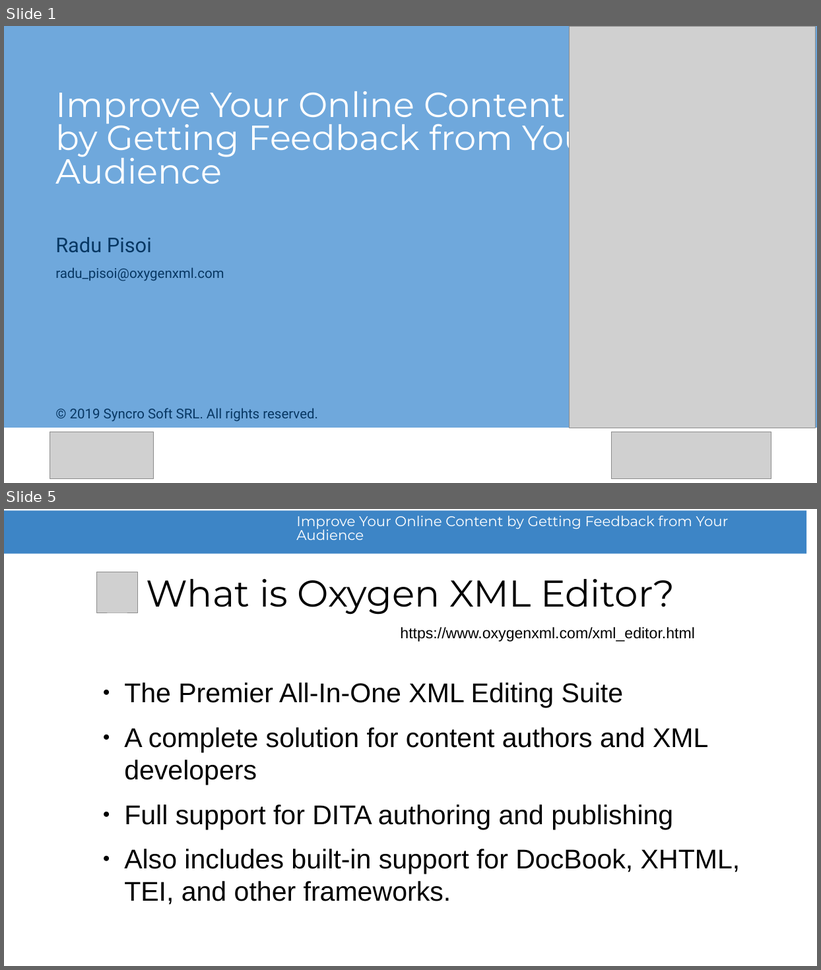
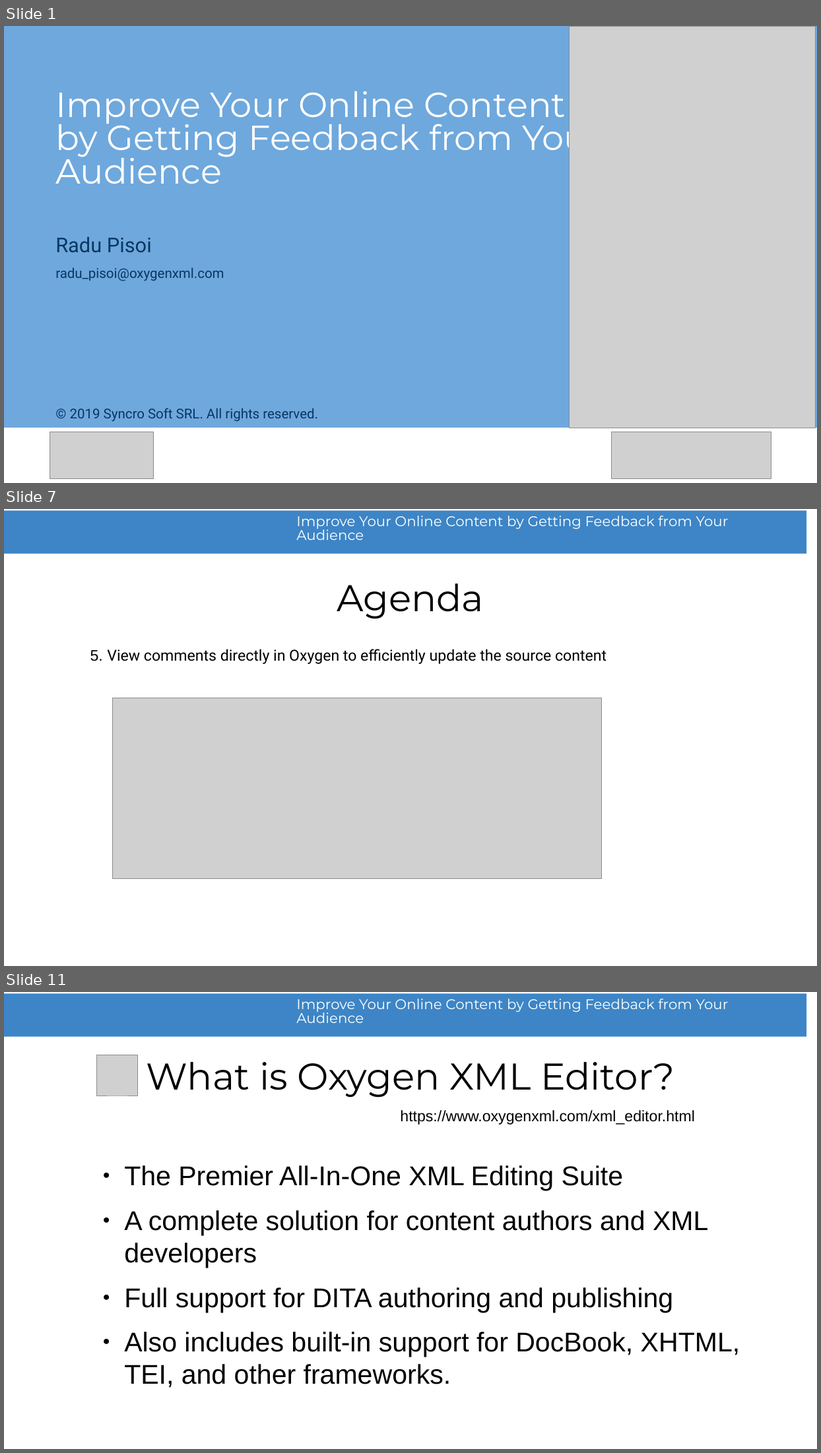
Before and after one commit to radu-pisoi/feedback-presentation, a slide deck: presentation/feedback-demo.odp. Shown one above the other, each under a label of ours: slides 1 and 5 before the commit, slides 1, 7 and 11 after it; the slides between them are not shown. The pictures are 821x970 and 821x1453 pixels, drawn with LibreOffice and Linux fonts; fonts in the diff are those of the drawing; grey boxes stand for pictures; background and template pictures are left out. Boxes give left, top, right and bottom in pixels: in the first picture for what was removed or moved away, otherwise in the second. Text is boxed around its words. In the diff, an @@ line names an element or a change of style, - is before the commit and + after.

```diff
--- a/presentation/feedback-demo.odp
+++ b/presentation/feedback-demo.odp
@@ slide 7 added at bbox=[4, 509, 817, 966], background #FFFFFF; not listed: 2 template elements that a slide beside it also shows @@
@@ title added at bbox=[337, 584, 484, 619], 44 pt, text #000000 @@
+Agenda
@@ text added at bbox=[90, 649, 607, 664], 18 pt, text #000000 @@
+5. View comments directly in Oxygen to efficiently update the source content
@@ picture added at bbox=[113, 698, 602, 879] @@
@@ what was slide 5 is now slide 11 @@
```
Also in this commit, not shown: 3 slides changed, 5 other slides added, 11 other files.
